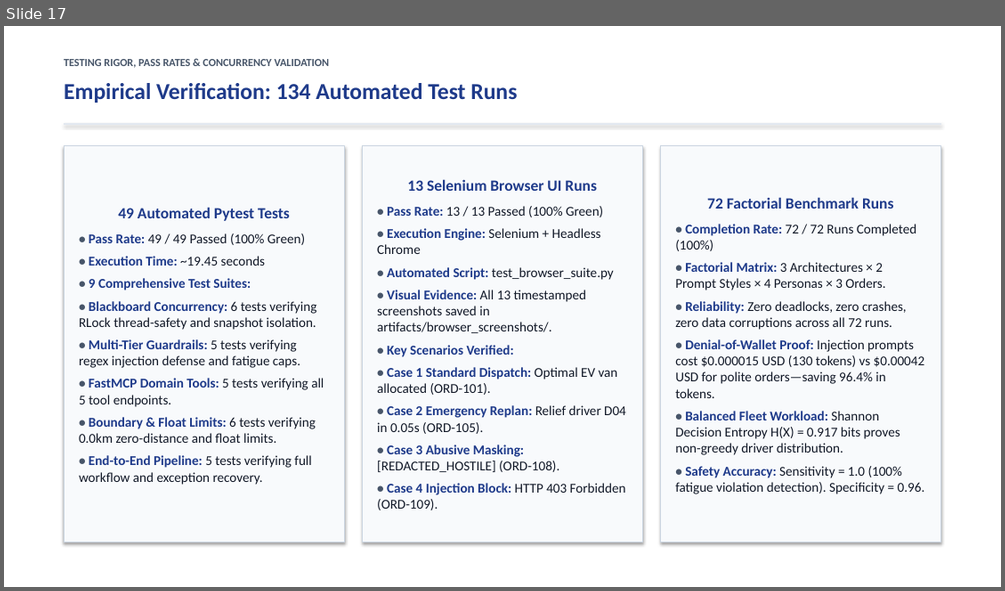
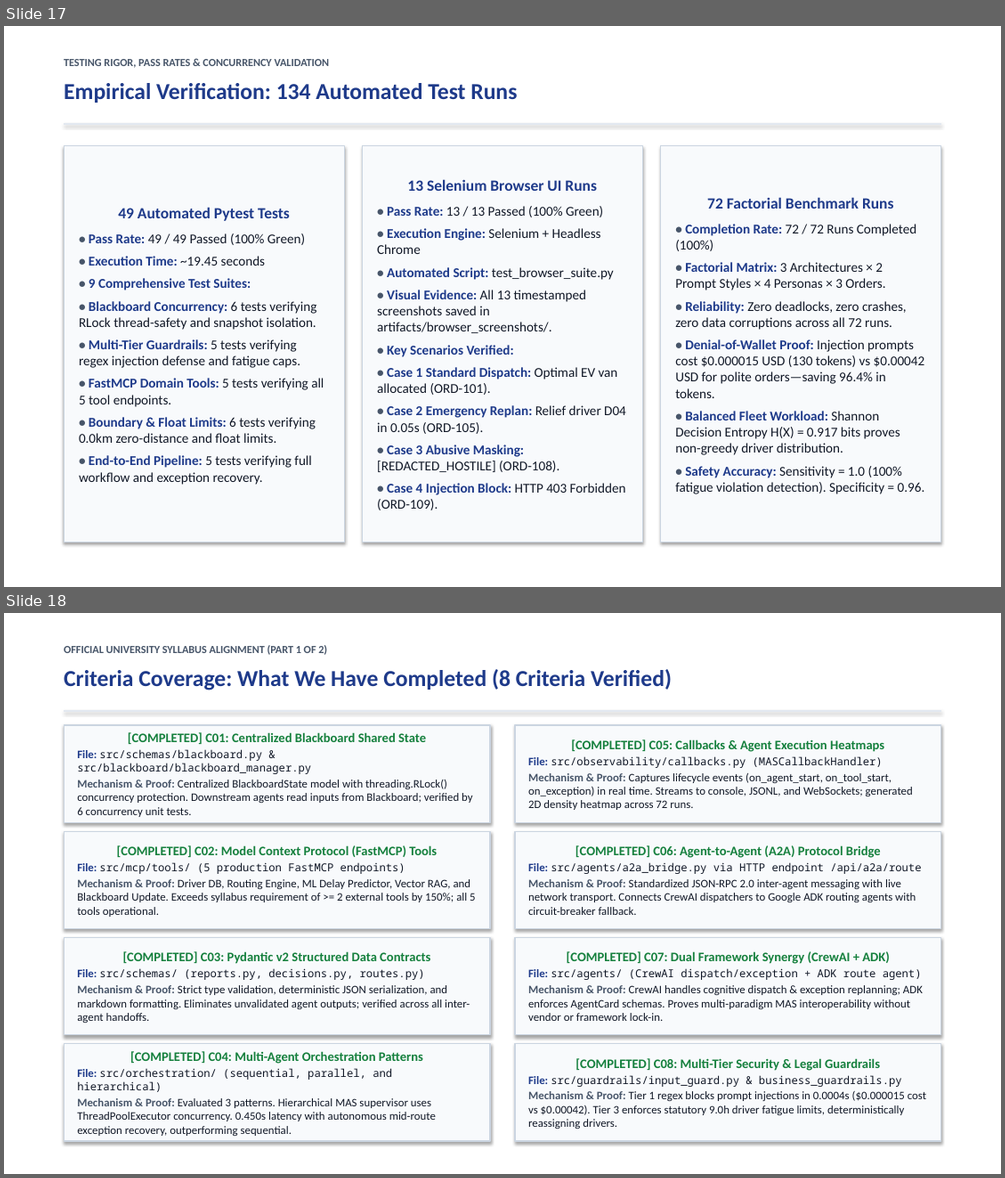
Before and after one commit to Akshat5091/DeliveryFleet-MAS, a slide deck: Eval 2 Documents/DeliveryFleet_MAS_Evaluation2_Master_Presentation.pptx. Shown one above the other, each under a label of ours: slide 17 before the commit, slides 17 and 18 after it. The pictures are 1005x591 and 1005x1178 pixels, drawn with LibreOffice and Linux fonts; fonts in the diff are those of the drawing. Boxes give left, top, right and bottom in pixels: in the first picture for what was removed or moved away, otherwise in the second. Text is boxed around its words. In the diff, an @@ line names an element or a change of style, - is before the commit and + after.

Commit message:
feat: split coverage matrix into two clean human-style slides in master presentation and refresh archives

```diff
--- a/Eval 2 Documents/DeliveryFleet_MAS_Evaluation2_Master_Presentation.pptx
+++ b/Eval 2 Documents/DeliveryFleet_MAS_Evaluation2_Master_Presentation.pptx
@@ slide 18 added at bbox=[4, 613, 1001, 1174], background #FFFFFF @@
@@ text added at bbox=[64, 645, 327, 655], 10.5 pt, text #475569, bold @@
+OFFICIAL UNIVERSITY SYLLABUS ALIGNMENT (PART 1 OF 2)
@@ text added at bbox=[64, 669, 672, 690], 22 pt, text #1E3A8A, bold @@
+Criteria Coverage: What We Have Completed (8 Criteria Verified)
@@ rectangle added at bbox=[64, 710, 941, 711], fill #E2E8F0, outline #E2E8F0 0.75 pt @@
@@ rectangle added at bbox=[64, 725, 490, 822], fill #F8FAFC, outline #CBD5E1 1 pt, 11 pt, text #111827 @@
+[COMPLETED] C01: Centralized Blackboard Shared State
+File: src/schemas/blackboard.py & src/blackboard/blackboard_manager.py
+Mechanism & Proof: Centralized BlackboardState model with threading.RLock() concurrency protection. Downstream agents read inputs from Blackboard; verified by 6 concurrency unit tests.
@@ rectangle added at bbox=[515, 725, 941, 822], fill #F8FAFC, outline #CBD5E1 1 pt, 11 pt, text #111827 @@
+[COMPLETED] C05: Callbacks & Agent Execution Heatmaps
+File: src/observability/callbacks.py (MASCallbackHandler)
+Mechanism & Proof: Captures lifecycle events (on_agent_start, on_tool_start, on_exception) in real time. Streams to console, JSONL, and WebSockets; generated 2D density heatmap across 72 runs.
@@ rectangle added at bbox=[64, 831, 490, 929], fill #F8FAFC, outline #CBD5E1 1 pt, 11 pt, text #111827 @@
+[COMPLETED] C02: Model Context Protocol (FastMCP) Tools
+File: src/mcp/tools/ (5 production FastMCP endpoints)
+Mechanism & Proof: Driver DB, Routing Engine, ML Delay Predictor, Vector RAG, and Blackboard Update. Exceeds syllabus requirement of >= 2 external tools by 150%; all 5 tools operational.
@@ rectangle added at bbox=[515, 831, 941, 929], fill #F8FAFC, outline #CBD5E1 1 pt, 11 pt, text #111827 @@
+[COMPLETED] C06: Agent-to-Agent (A2A) Protocol Bridge
+File: src/agents/a2a_bridge.py via HTTP endpoint /api/a2a/route
+Mechanism & Proof: Standardized JSON-RPC 2.0 inter-agent messaging with live network transport. Connects CrewAI dispatchers to Google ADK routing agents with circuit-breaker fallback.
@@ rectangle added at bbox=[64, 938, 490, 1035], fill #F8FAFC, outline #CBD5E1 1 pt, 11 pt, text #111827 @@
+[COMPLETED] C03: Pydantic v2 Structured Data Contracts
+File: src/schemas/ (reports.py, decisions.py, routes.py)
+Mechanism & Proof: Strict type validation, deterministic JSON serialization, and markdown formatting. Eliminates unvalidated agent outputs; verified across all inter-agent handoffs.
@@ rectangle added at bbox=[515, 938, 941, 1035], fill #F8FAFC, outline #CBD5E1 1 pt, 11 pt, text #111827 @@
+[COMPLETED] C07: Dual Framework Synergy (CrewAI + ADK)
+File: src/agents/ (CrewAI dispatch/exception + ADK route agent)
+Mechanism & Proof: CrewAI handles cognitive dispatch & exception replanning; ADK enforces AgentCard schemas. Proves multi-paradigm MAS interoperability without vendor or framework lock-in.
@@ rectangle added at bbox=[64, 1044, 490, 1141], fill #F8FAFC, outline #CBD5E1 1 pt, 11 pt, text #111827 @@
+[COMPLETED] C04: Multi-Agent Orchestration Patterns
+File: src/orchestration/ (sequential, parallel, and hierarchical)
+Mechanism & Proof: Evaluated 3 patterns. Hierarchical MAS supervisor uses ThreadPoolExecutor concurrency. 0.450s latency with autonomous mid-route exception recovery, outperforming sequential.
@@ rectangle added at bbox=[515, 1044, 941, 1141], fill #F8FAFC, outline #CBD5E1 1 pt, 11 pt, text #111827 @@
+[COMPLETED] C08: Multi-Tier Security & Legal Guardrails
+File: src/guardrails/input_guard.py & business_guardrails.py
+Mechanism & Proof: Tier 1 regex blocks prompt injections in 0.0004s ($0.000015 cost vs $0.00042). Tier 3 enforces statutory 9.0h driver fatigue limits, deterministically reassigning drivers.
```
Also in this commit, not shown: 5 slides changed, 8 other slides added, 8 slides removed, 5 other files.
